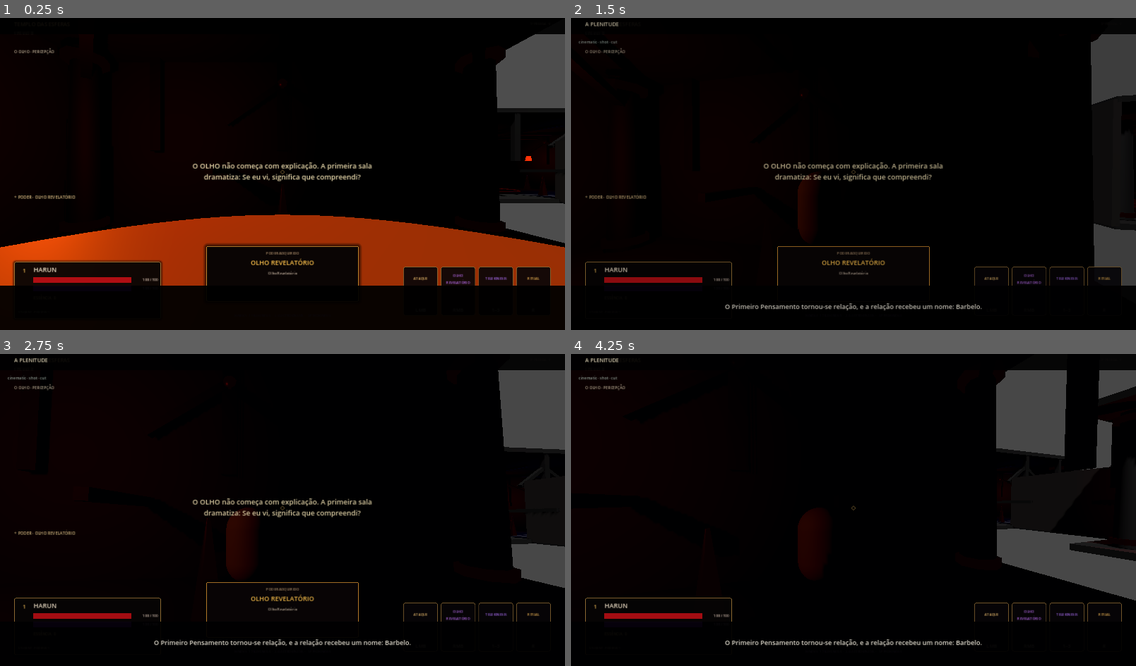
Above: before the commit, frames 1-4 (two rows, left to right).
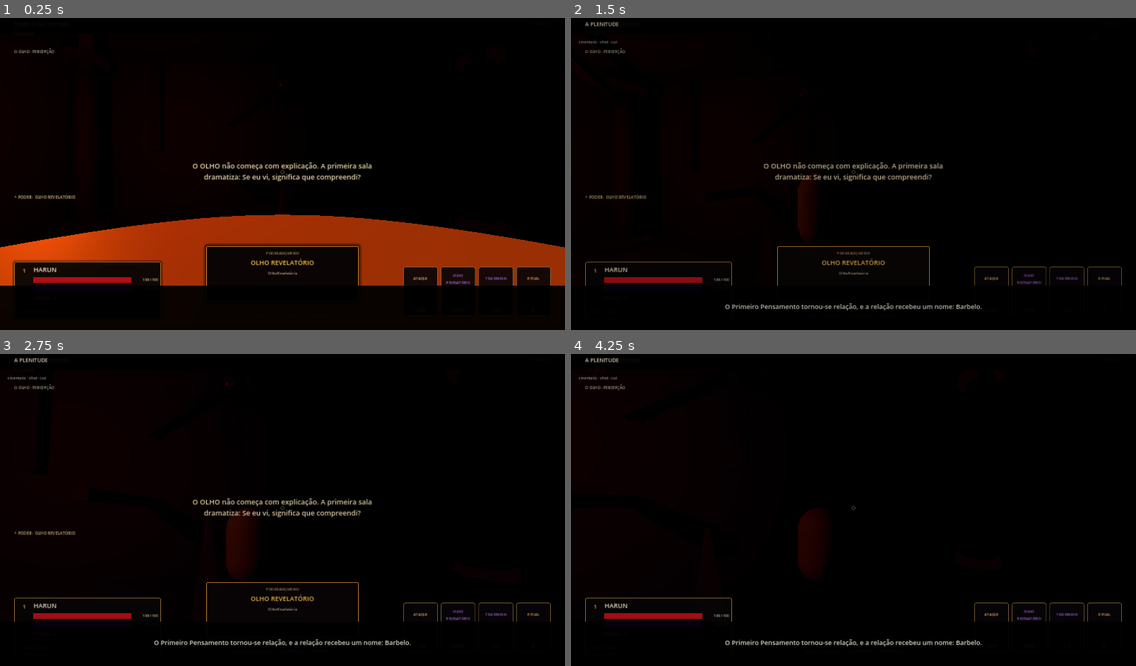
Above: after the commit, the same moments.

Repository: neuralSynapse/societaselectorum
Game: Godot game, scene res://scenes/boot/Main.tscn
Same seed, same stepped clock (60 frames per second), same inputs: the game is played once before the commit and once after it.
Inputs (mouse positions are in pixels of both pictures, inside the frame that each line leads up to):
- Up to frame 1 (0.25 s): no input
- Up to frame 2 (1.5 s): tap Enter (ui_accept) at 0.5 s; move the mouse to (881, 170) at 0.52 s; hold V (camera_toggle) 0.53-1.28 s; hold W (move_forward) from 0.53 s (still down); click (881, 170) at 0.67 s; tap Space (jump) at 0.77 s; move the mouse to (825, 174) at 1.27 s; tap C (consume) at 1.35 s
- Up to frame 3 (2.75 s): keep holding W (move_forward); tap Space (jump) at 1.52 s; tap Enter (ui_accept) at 2 s; move the mouse to (293, 500) at 2.02 s; hold Q (dodge) from 2.03 s (still down)
- Up to frame 4 (4.25 s): keep holding W (move_forward); move the mouse to (847, 513) at 2.77 s; release Q (dodge) at 2.78 s; tap R (instrument) at 2.85 s; click (847, 513) at 2.92 s; tap Space (jump) at 3.02, 3.77 s; tap Enter (ui_accept) at 3.5 s; move the mouse to (893, 510) at 3.52 s; hold E (interact) from 3.53 s (still down)

The runs differ from the first frame. In frame 1, 3.9% of the frame differs, in the area x 87-100%, y 5-73%; in frame 2, 2.7%; in frame 3, 3.9%; in frame 4, 7.3%, in the area x 75-100%, y 5-80%.

Commit message:
fix: keep doorway side collision around connected chambers

Diff:
--- a/game/chronica-harun/scripts/generation/StageFloorBuilder.gd
+++ b/game/chronica-harun/scripts/generation/StageFloorBuilder.gd
@@ -3,6 +3,10 @@
 
 const ROOM_SCENE := preload("res://scenes/rooms/RoomShell.tscn")
 const ROOM_DIRECTOR_SCRIPT := preload("res://scripts/generation/RoomDirector.gd")
+const DOORWAY_WIDTH := 2.4
+const ROOM_SPAN := 10.0
+const WALL_HEIGHT := 4.2
+const WALL_THICKNESS := 0.22
 
 const BASE_LAYOUT := [
     {"id":"threshold","role":"threshold","pos":Vector3(0,0,0)},
@@ -146,8 +150,72 @@
     _add_corridor(corridors, a.position, b.position, theme)
 
 static func _open_pair(a: RoomShell, wall_a: String, b: RoomShell, wall_b: String) -> void:
-    _disable_wall(a, wall_a)
-    _disable_wall(b, wall_b)
+    _open_doorway(a, wall_a)
+    _open_doorway(b, wall_b)
+
+static func _open_doorway(room: RoomShell, wall_name: String) -> void:
+    if room == null:
+        return
+    var wall := room.get_node_or_null(wall_name)
+    if wall == null:
+        return
+    var wall_mesh := wall.get_node_or_null("Mesh") as MeshInstance3D
+    var material: Material = wall_mesh.material_override if wall_mesh != null else null
+    _disable_wall(room, wall_name)
+    var guard_root_name := "DoorwayGuards_%s" % wall_name
+    if room.get_node_or_null(guard_root_name) != null:
+        return
+    var guard_root := Node3D.new()
+    guard_root.name = guard_root_name
+    room.add_child(guard_root)
+    var segment_length := (ROOM_SPAN - DOORWAY_WIDTH) * 0.5
+    var offset := DOORWAY_WIDTH * 0.5 + segment_length * 0.5
+    var side_size := Vector3.ZERO
+    var side_a := Vector3.ZERO
+    var side_b := Vector3.ZERO
+    match wall_name:
+        "NorthWall":
+            side_size = Vector3(segment_length, WALL_HEIGHT, WALL_THICKNESS)
+            side_a = Vector3(-offset, WALL_HEIGHT * 0.5, -ROOM_SPAN * 0.5)
+            side_b = Vector3(offset, WALL_HEIGHT * 0.5, -ROOM_SPAN * 0.5)
+        "SouthWall":
+            side_size = Vector3(segment_length, WALL_HEIGHT, WALL_THICKNESS)
+            side_a = Vector3(-offset, WALL_HEIGHT * 0.5, ROOM_SPAN * 0.5)
+            side_b = Vector3(offset, WALL_HEIGHT * 0.5, ROOM_SPAN * 0.5)
+        "EastWall":
+            side_size = Vector3(WALL_THICKNESS, WALL_HEIGHT, segment_length)
+            side_a = Vector3(ROOM_SPAN * 0.5, WALL_HEIGHT * 0.5, -offset)
+            side_b = Vector3(ROOM_SPAN * 0.5, WALL_HEIGHT * 0.5, offset)
+        "WestWall":
+            side_size = Vector3(WALL_THICKNESS, WALL_HEIGHT, segment_length)
+            side_a = Vector3(-ROOM_SPAN * 0.5, WALL_HEIGHT * 0.5, -offset)
+            side_b = Vector3(-ROOM_SPAN * 0.5, WALL_HEIGHT * 0.5, offset)
+        _:
+            return
+    _add_doorway_side(guard_root, "SideA", side_size, side_a, material)
+    _add_doorway_side(guard_root, "SideB", side_size, side_b, material)
+
+static func _add_doorway_side(parent: Node3D, side_name: String, size: Vector3, local_position: Vector3, material: Material) -> void:
+    var body := StaticBody3D.new()
+    body.name = side_name
+    body.collision_layer = 2
+    body.collision_mask = 0
+    body.position = local_position
+    var mesh_instance := MeshInstance3D.new()
+    mesh_instance.name = "Mesh"
+    var mesh := BoxMesh.new()
+    mesh.size = size
+    mesh_instance.mesh = mesh
+    if material != null:
+        mesh_instance.material_override = material
+    body.add_child(mesh_instance)
+    var collision := CollisionShape3D.new()
+    collision.name = "CollisionShape3D"
+    var shape := BoxShape3D.new()
+    shape.size = size
+    collision.shape = shape
+    body.add_child(collision)
+    parent.add_child(body)
 
 static func _disable_wall(room: RoomShell, wall_name: String) -> void:
     var wall := room.get_node_or_null(wall_name)
@@ -166,9 +234,9 @@
     var delta := b - a
     var floor_size := Vector3.ZERO
     if absf(delta.x) > absf(delta.z):
-        floor_size = Vector3(maxf(2.0, absf(delta.x) - 9.7), 0.14, 2.4)
+        floor_size = Vector3(maxf(2.0, absf(delta.x) - 9.7), 0.14, DOORWAY_WIDTH)
     else:
-        floor_size = Vector3(2.4, 0.14, maxf(2.0, absf(delta.z) - 9.7))
+        floor_size = Vector3(DOORWAY_WIDTH, 0.14, maxf(2.0, absf(delta.z) - 9.7))
 
     var body := StaticBody3D.new()
     body.name = "Corridor_%d" % parent.get_child_count()
@@ -193,11 +261,11 @@
 
     var wall_material := _material(String(theme.get("palette", ["#0c0b0a", "#1c1814"])[mini(1, theme.get("palette", ["#0c0b0a", "#1c1814"]).size() - 1)]), 0.92)
     if floor_size.x > floor_size.z:
-        _add_corridor_guard(body, "GuardA", Vector3(floor_size.x, 2.8, 0.18), Vector3(0, 1.4, -1.2), wall_material)
-        _add_corridor_guard(body, "GuardB", Vector3(floor_size.x, 2.8, 0.18), Vector3(0, 1.4, 1.2), wall_material)
+        _add_corridor_guard(body, "GuardA", Vector3(floor_size.x, 2.8, 0.18), Vector3(0, 1.4, -DOORWAY_WIDTH * 0.5), wall_material)
+        _add_corridor_guard(body, "GuardB", Vector3(floor_size.x, 2.8, 0.18), Vector3(0, 1.4, DOORWAY_WIDTH * 0.5), wall_material)
     else:
-        _add_corridor_guard(body, "GuardA", Vector3(0.18, 2.8, floor_size.z), Vector3(-1.2, 1.4, 0), wall_material)
-        _add_corridor_guard(body, "GuardB", Vector3(0.18, 2.8, floor_size.z), Vector3(1.2, 1.4, 0), wall_material)
+        _add_corridor_guard(body, "GuardA", Vector3(0.18, 2.8, floor_size.z), Vector3(-DOORWAY_WIDTH * 0.5, 1.4, 0), wall_material)
+        _add_corridor_guard(body, "GuardB", Vector3(0.18, 2.8, floor_size.z), Vector3(DOORWAY_WIDTH * 0.5, 1.4, 0), wall_material)
 
     parent.add_child(body)
 
